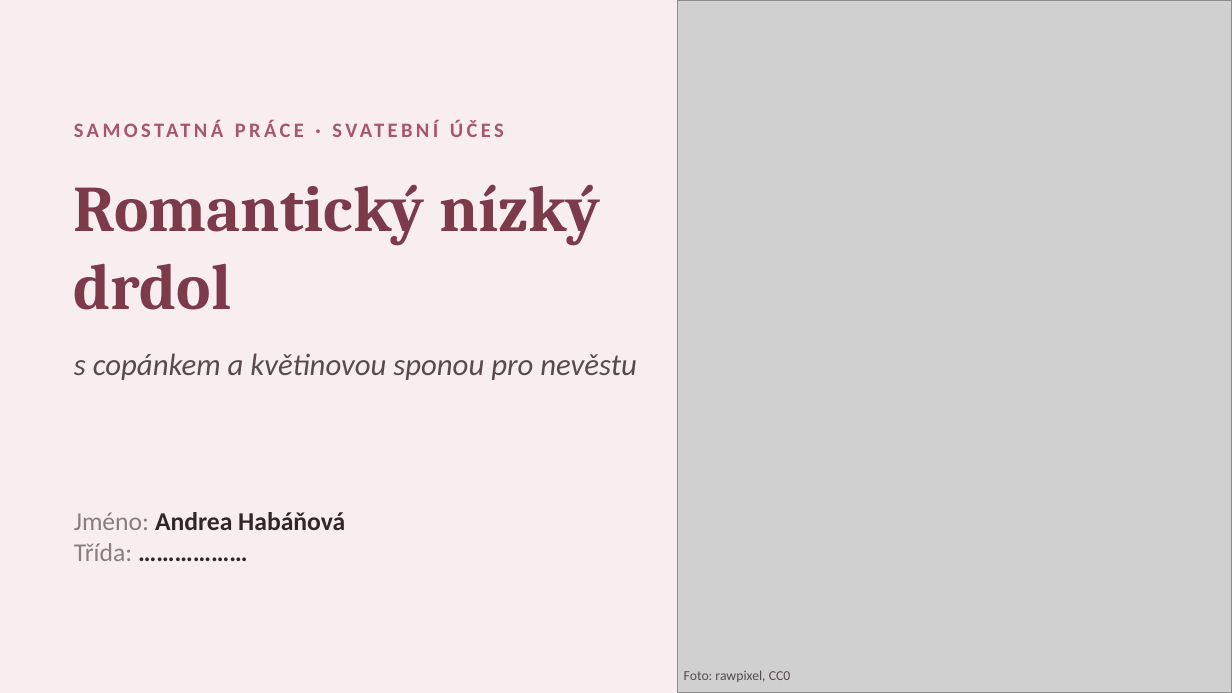
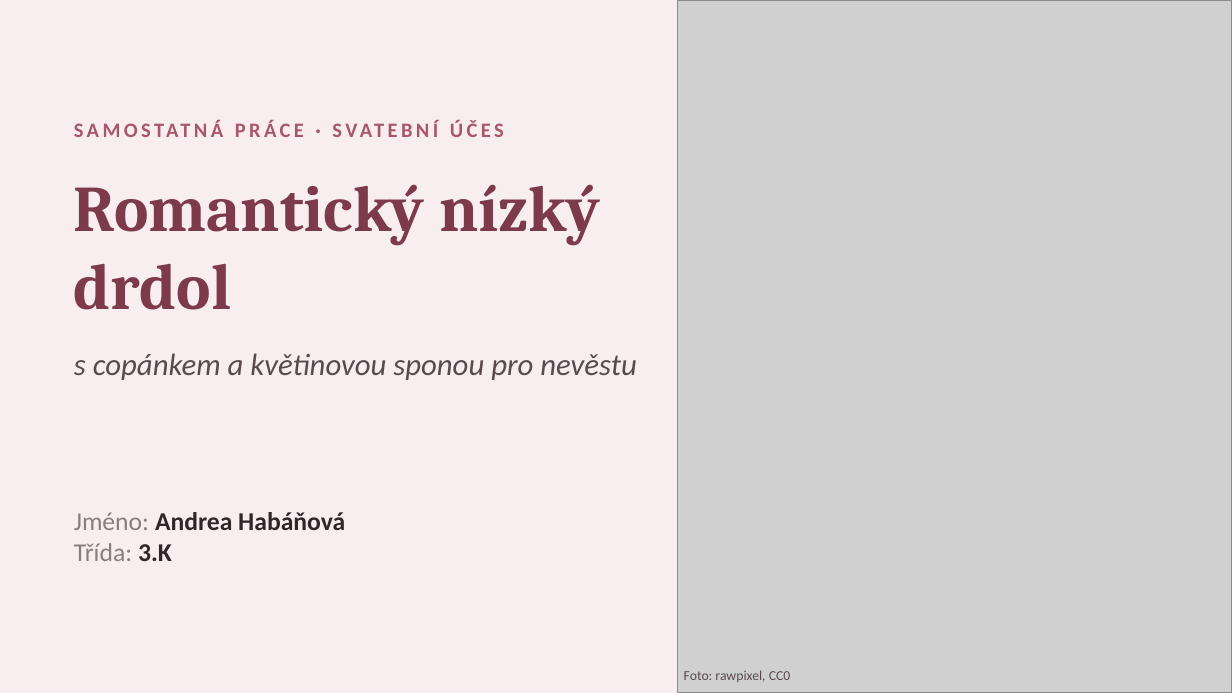
Before and after one commit to tdrzt4grdp-beep/P, a slide deck: slide 1 of svatebni_uces/Svatebni_uces_Habanova.pptx. Drawn at 1232x693 pixels with LibreOffice and Linux fonts; fonts in the diff are those of the drawing; grey boxes stand for pictures. Boxes give left, top, right and bottom in pixels: in the first picture for what was removed or moved away, otherwise in the second. Text is boxed around its words. In the diff, an @@ line names an element or a change of style, - is before the commit and + after.

```diff
--- a/svatebni_uces/Svatebni_uces_Habanova.pptx
+++ b/svatebni_uces/Svatebni_uces_Habanova.pptx
@@ text at [74,543,172,561]: text changed @@
-Třída: ………………
+Třída: 3.K
```
Also in this commit, not shown: 1 other slide changed, 1 slide added, 3 other files.
